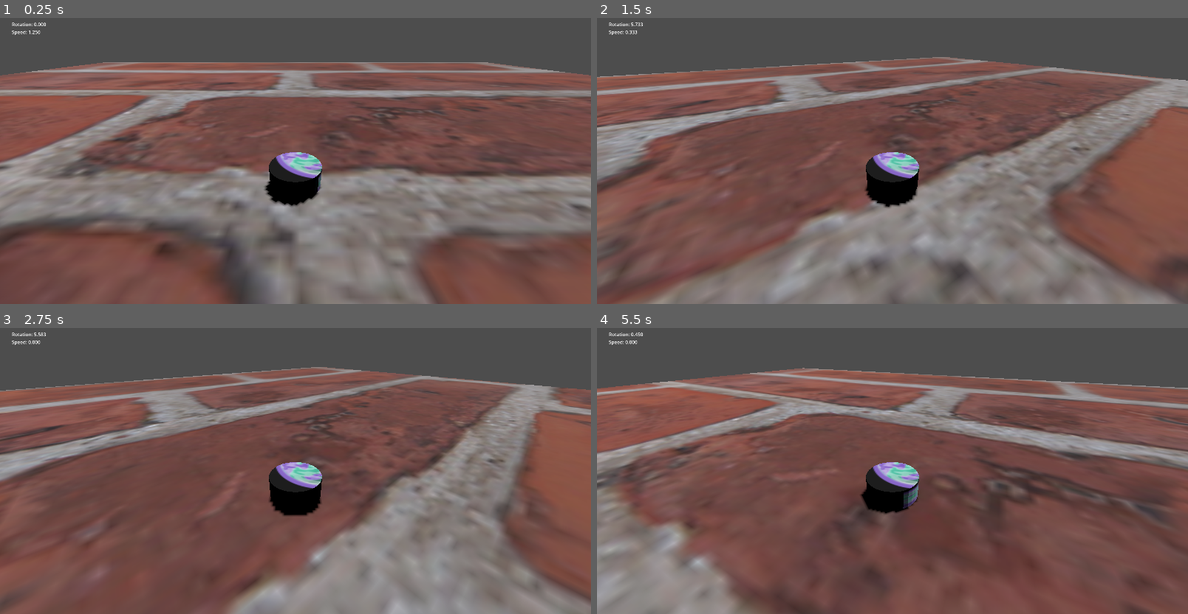
Above: before the commit, frames 1-4 (two rows, left to right).
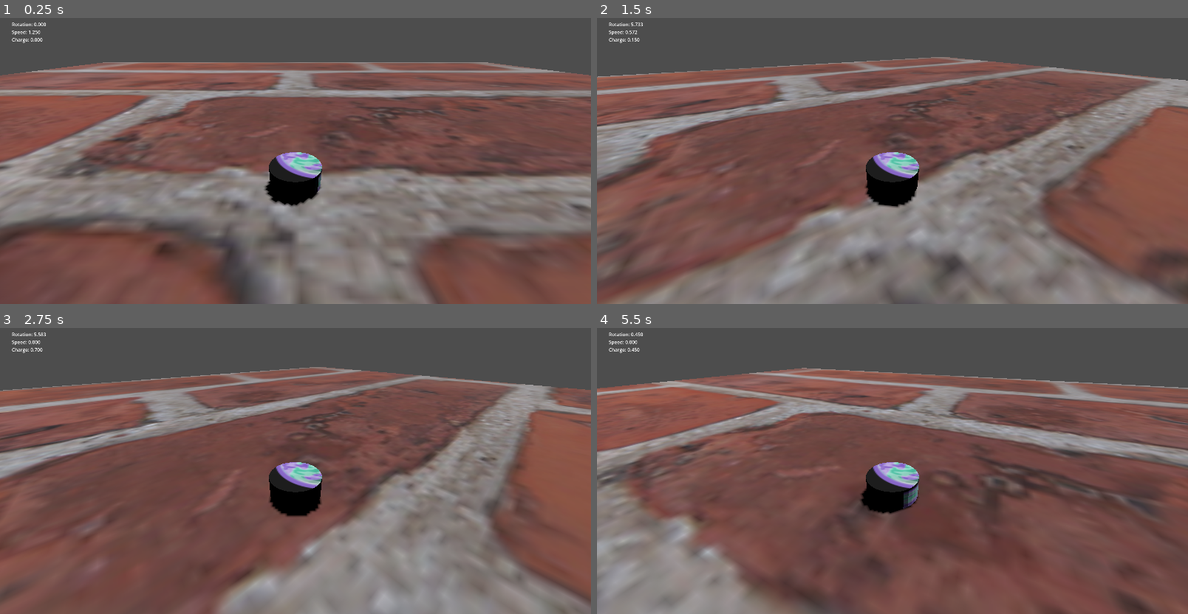
Above: after the commit, the same moments.

Repository: effervescentia/glyde3d
Game: Godot game, scene res://Main.tscn
Same seed, same stepped clock (60 frames per second), same inputs: the game is played once before the commit and once after it.
Inputs:
- Up to frame 1 (0.25 s): no input
- Up to frame 2 (1.5 s): hold Right (vehicle_turn_right) 0.53-1.28 s; hold Space (vehicle_charge) 0.53-1.28 s; hold Left (vehicle_turn_left) from 1.28 s (still down); tap Space (vehicle_charge) at 1.35 s
- Up to frame 3 (2.75 s): release Left (vehicle_turn_left) at 2.03 s; hold Right (vehicle_turn_right) from 2.03 s (still down); hold Space (vehicle_charge) from 2.03 s (still down)
- Up to frame 4 (5.5 s): release Space (vehicle_charge) at 2.78 s; tap Space (vehicle_charge) at 2.85, 4.35 s; release Right (vehicle_turn_right) at 3.53 s; hold Space (vehicle_charge) 3.53-4.28 s; hold Left (vehicle_turn_left) from 3.53 s (still down); hold Space (vehicle_charge) from 5.03 s (still down)

The runs differ from the first frame. In frame 1, less than 0.1% of the frame differs, in the area x 2-8%, y 6-9%; in frame 2, 5.3%; in frame 3, 7.2%, in the area x 0-100%, y 6-100%; in frame 4, 6.2%.

Commit message:
feat: basic charging

Diff:
--- /dev/null
+++ b/ChargeLabel.gd
@@ -0,0 +1,7 @@
+extends Label
+
+var value = 0.0
+
+func _on_player_charge_changed(c):
+	value = c
+	text = "Charge: %.3f" % value
--- a/Main.tscn
+++ b/Main.tscn
@@ -1,9 +1,10 @@
-[gd_scene load_steps=8 format=3 uid="uid://racr7clp20md"]
+[gd_scene load_steps=9 format=3 uid="uid://caaajtnxxqr0a"]
 
 [ext_resource type="Texture2D" uid="uid://b5olci3i7jdlj" path="res://art/brick.png" id="1_jn4d4"]
 [ext_resource type="PackedScene" uid="uid://bn6j0ib8g0cxt" path="res://Player.tscn" id="1_sfkx3"]
 [ext_resource type="Script" path="res://RotationLabel.gd" id="3_l1q8v"]
 [ext_resource type="Script" path="res://SpeedLabel.gd" id="4_oh7x2"]
+[ext_resource type="Script" path="res://ChargeLabel.gd" id="5_ura2y"]
 
 [sub_resource type="BoxShape3D" id="BoxShape3D_v157o"]
 size = Vector3(60, 2, 60)
@@ -63,5 +64,15 @@
 text = "Speed: 0"
 script = ExtResource("4_oh7x2")
 
+[node name="ChargeLabel" type="Label" parent="UI"]
+layout_mode = 0
+offset_left = 40.0
+offset_top = 92.0
+offset_right = 107.0
+offset_bottom = 118.0
+text = "Charge: 0"
+script = ExtResource("5_ura2y")
+
+[connection signal="charge_changed" from="Player" to="UI/ChargeLabel" method="_on_player_charge_changed"]
 [connection signal="rotation_changed" from="Player" to="UI/RotationLabel" method="_on_player_rotation_changed"]
 [connection signal="speed_changed" from="Player" to="UI/SpeedLabel" method="_on_player_speed_changed"]
--- a/Player.gd
+++ b/Player.gd
@@ -2,44 +2,48 @@
 
 signal rotation_changed(r)
 signal speed_changed(s)
+signal charge_changed(c)
 
 const deg_180 = 2 * PI
 
-@export var max_speed = 10
+@export var max_speed = 50
+@export var max_charge = 5
 @export var max_rotation = 0.1
 
-@export var acceleration = 5
-@export var braking = 15
-@export var turning = 1
+# factors
+@export var accel_factor = 5
+@export var braking_factor = 45
+@export var turning_factor = 1
+@export var discharge_factor = 5
+@export var boost_factor = 2
+
+# abilities
+@export var power = 0
+
+# state
 @export var speed = 0.0
-
+var charge = 0.0
 var local_rotation = 0.0
 var local_velocity = Vector3.ZERO
 
 func accelerate(delta):
-	speed = move_toward(speed, max_speed, acceleration * delta)
+	speed = move_toward(speed, max_speed, accel_factor * (charge * boost_factor + 1) * delta)
+	charge = move_toward(charge, 0, discharge_factor * delta)
 
-func brake(delta):
-	speed = move_toward(speed, 0, braking * delta)
+func build_charge(delta):
+	speed = move_toward(speed, 0, braking_factor * delta)
+	charge = move_toward(charge, max_charge, (power + 1) * delta)
 
 func turn(turn_axis, delta):
 	var prev_rotation = local_rotation
-	local_rotation = fmod(local_rotation + turn_axis * turning * delta, deg_180)
+	local_rotation = fmod(local_rotation + turn_axis * turning_factor * delta, deg_180)
 	local_rotation += 0 if local_rotation > 0 else deg_180
 	return local_rotation - prev_rotation
-
-#func turn_back(delta):
-#	var prev_rotation = local_rotation
-#	local_rotation = move_toward(prev_rotation, 0, turning * delta * 3)
-#	return prev_rotation - local_rotation
 
 func _physics_process(delta):
 	var direction = Vector3.ZERO
 
-	if Input.is_action_pressed("vehicle_charge"):
-		brake(delta)
-	else:
-		accelerate(delta)
+	build_charge(delta) if Input.is_action_pressed("vehicle_charge") else accelerate(delta)
 
 	if speed != 0:
 		direction.z = -1
@@ -50,6 +54,7 @@
 
 	emit_signal("speed_changed", speed)
 	emit_signal("rotation_changed", local_rotation)
+	emit_signal("charge_changed", charge)
 
 	# apply movement
 	velocity = (direction * speed).rotated(Vector3.UP, local_rotation)
